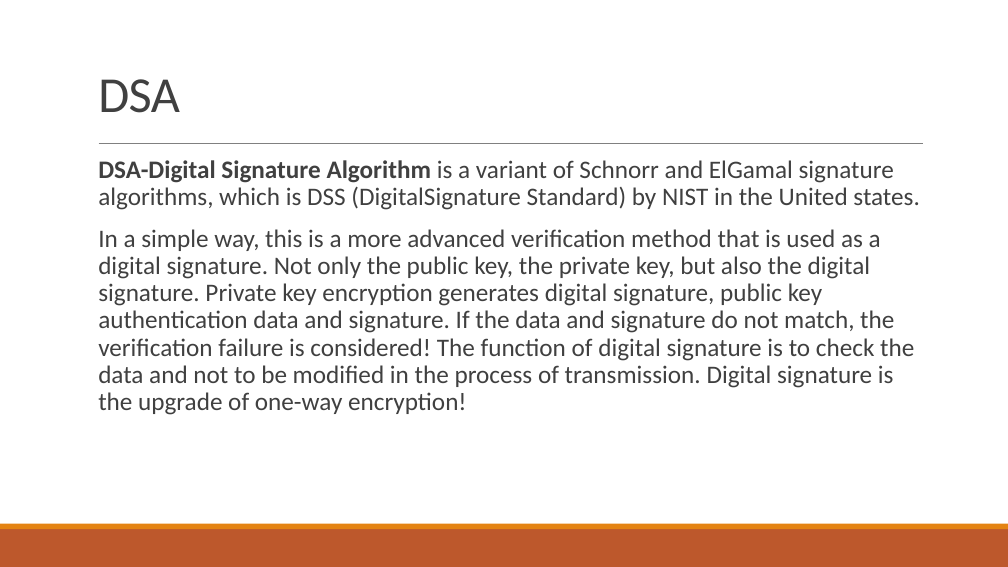
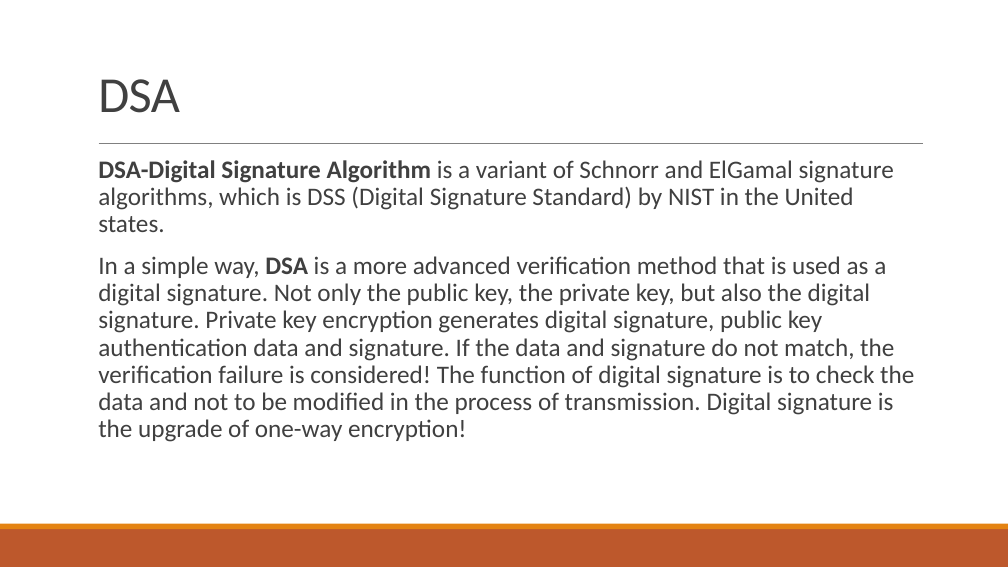
Before and after one commit to mpmp2013/Home-Work-for-BDIF, a slide deck: slide 4 of DSA_PeiMing.pptx (slide 3 before the commit). Drawn at 1008x567 pixels with LibreOffice and Linux fonts; fonts in the diff are those of the drawing. Boxes give left, top, right and bottom in pixels: in the first picture for what was removed or moved away, otherwise in the second. Text is boxed around its words. In the diff, an @@ line names an element or a change of style, - is before the commit and + after.

```diff
--- a/DSA_PeiMing.pptx
+++ b/DSA_PeiMing.pptx
@@ text at [98, 160, 914, 442]: text changed @@
-  DSA-Digital Signature Algorithm is a variant of Schnorr and ElGamal signature algorithms, which is DSS (DigitalSignature Standard) by NIST in the United states.
-  In a simple way, this is a more advanced verification method that is used as a digital signature. Not only the public key, the private key, but also the digital signature. Private key encryption generates digital signature, public key authentication data and signature. If the data and signature do not match, the verification failure is considered! The function of digital signature is to check the data and not to be modified in the process of transmission. Digital signature is the upgrade of one-way encryption!
+  DSA-Digital Signature Algorithm is a variant of Schnorr and ElGamal signature algorithms, which is DSS (Digital Signature Standard) by NIST in the United states.
+  In a simple way, DSA is a more advanced verification method that is used as a digital signature. Not only the public key, the private key, but also the digital signature. Private key encryption generates digital signature, public key authentication data and signature. If the data and signature do not match, the verification failure is considered! The function of digital signature is to check the data and not to be modified in the process of transmission. Digital signature is the upgrade of one-way encryption!
```
Also in this commit, not shown: 2 other slides changed, 1 slide added, 3 slides removed, 1 other file.
